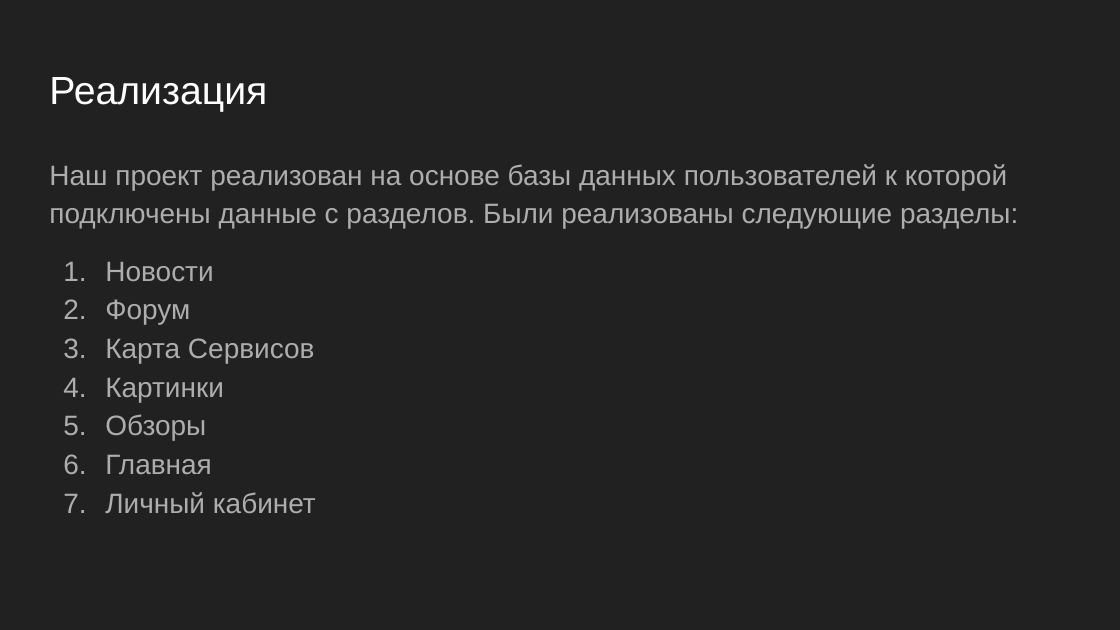
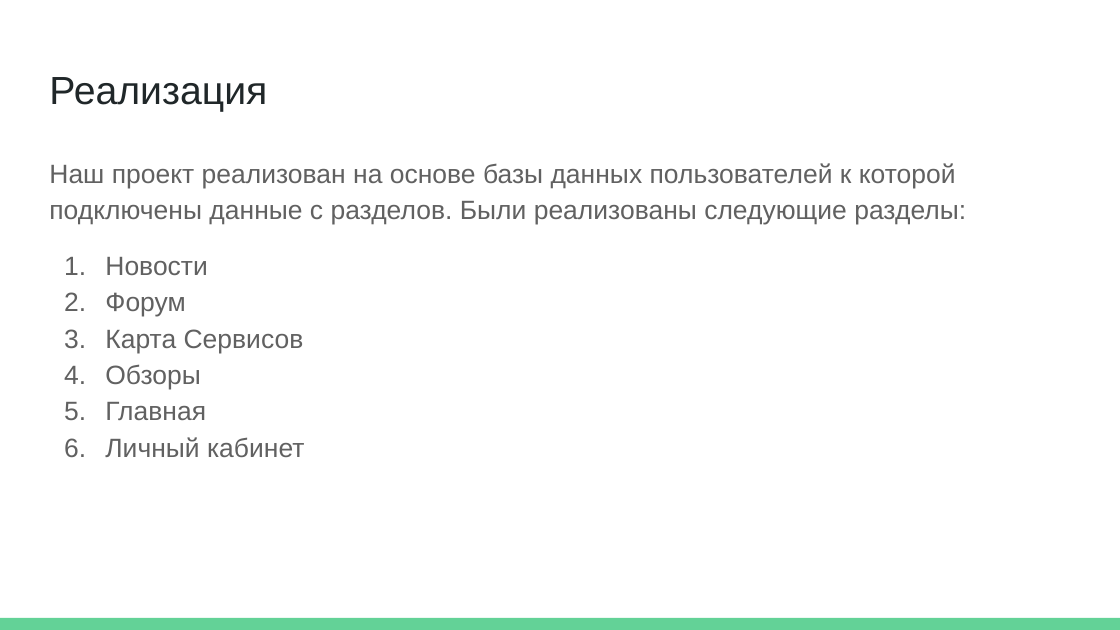
Before and after one commit to MZolotovitskiy/TLC-Club, a slide deck: slide 3 of docs/TLC-Club.pptx. Drawn at 1120x630 pixels with LibreOffice and Linux fonts; fonts in the diff are those of the drawing. Boxes give left, top, right and bottom in pixels: in the first picture for what was removed or moved away, otherwise in the second. Text is boxed around its words. In the diff, an @@ line names an element or a change of style, - is before the commit and + after.

```diff
--- a/docs/TLC-Club.pptx
+++ b/docs/TLC-Club.pptx
@@ background #212121 to #FFFFFF @@
@@ title "Реализация" at bbox=[49, 77, 267, 112]: text colour #FFFFFF to #202729 @@
@@ text "Наш проект реализован на основе ..." at bbox=[49, 163, 966, 457]: size 18 to 17 pt, text colour #ADADAD to #616161; indent changed; bullet colour #ADADAD to #616161 @@
@@ text at bbox=[105, 378, 224, 402]: paragraph removed @@
-4. Картинки
@@ rectangle added at bbox=[0, 618, 1120, 630], fill #63D297 @@
```
Also in this commit, not shown: 3 other slides changed, 1 slide added, 4 other files.
